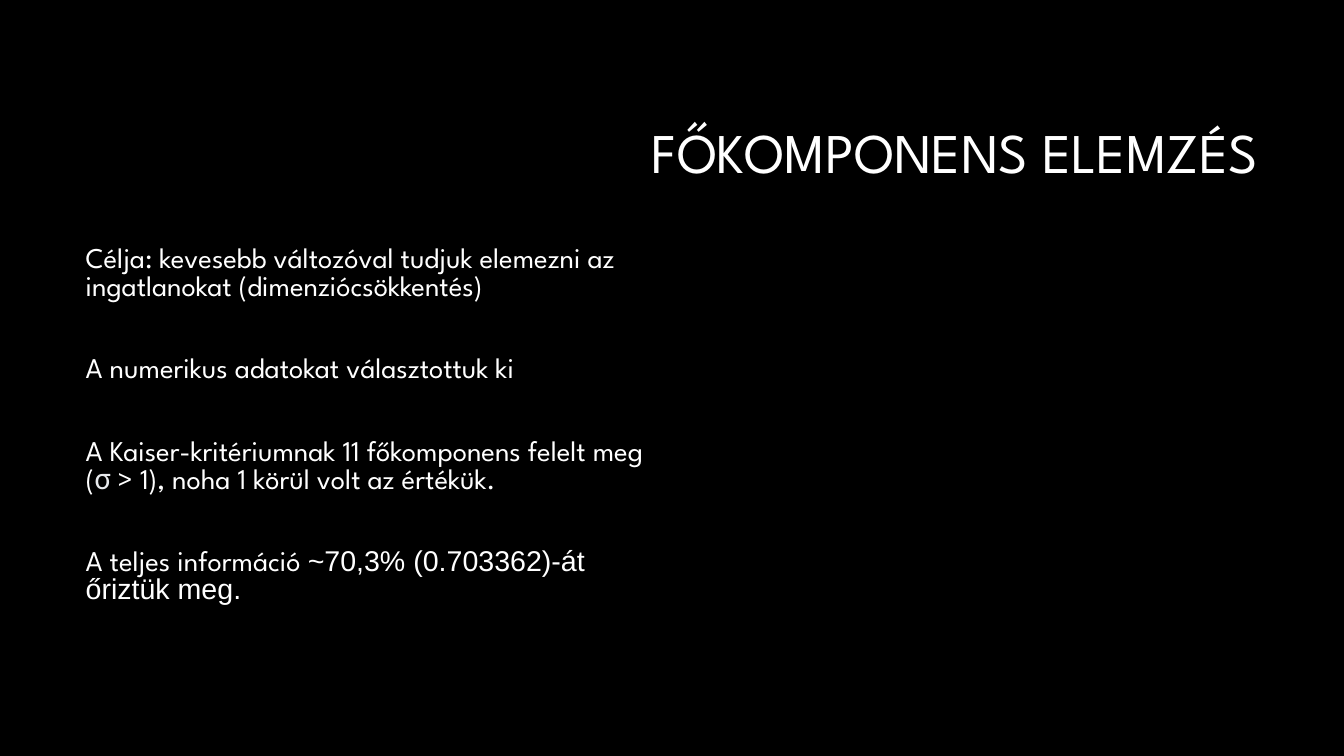
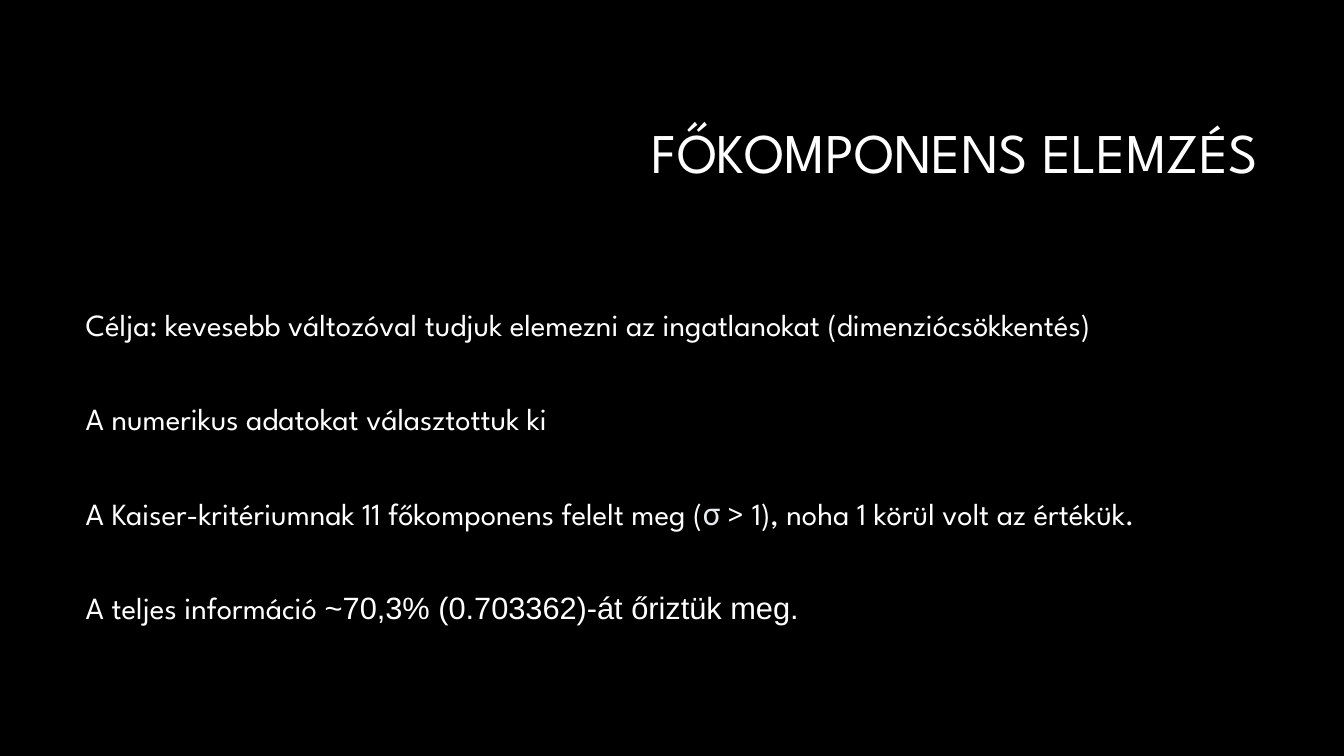
Before and after one commit to DLeves/TobbvaltPet, a slide deck: slide 7 of Prezi.pptx (slide 6 before the commit). Drawn at 1344x756 pixels with LibreOffice and Linux fonts; fonts in the diff are those of the drawing; background and template pictures are left out. Boxes give left, top, right and bottom in pixels: in the first picture for what was removed or moved away, otherwise in the second. Text is boxed around its words. In the diff, an @@ line names an element or a change of style, - is before the commit and + after.

```diff
--- a/Prezi.pptx
+++ b/Prezi.pptx
@@ text "Célja: kevesebb változóval tudjuk elemezni ...": place and size @@
-text "Célja: kevesebb változóval tudjuk elemezni ..." at [86, 248, 643, 604]
+text "Célja: kevesebb változóval tudjuk elemezni ..." at [86, 314, 1135, 626]
@@ text "Célja: kevesebb változóval tudjuk elemezni ..." at [86, 314, 1135, 626]: size 20.4 to 22 pt; line spacing 0.8 to 0.9 @@
```
Also in this commit, not shown: 2 other slides changed, 5 slides added, 2 slides removed.
